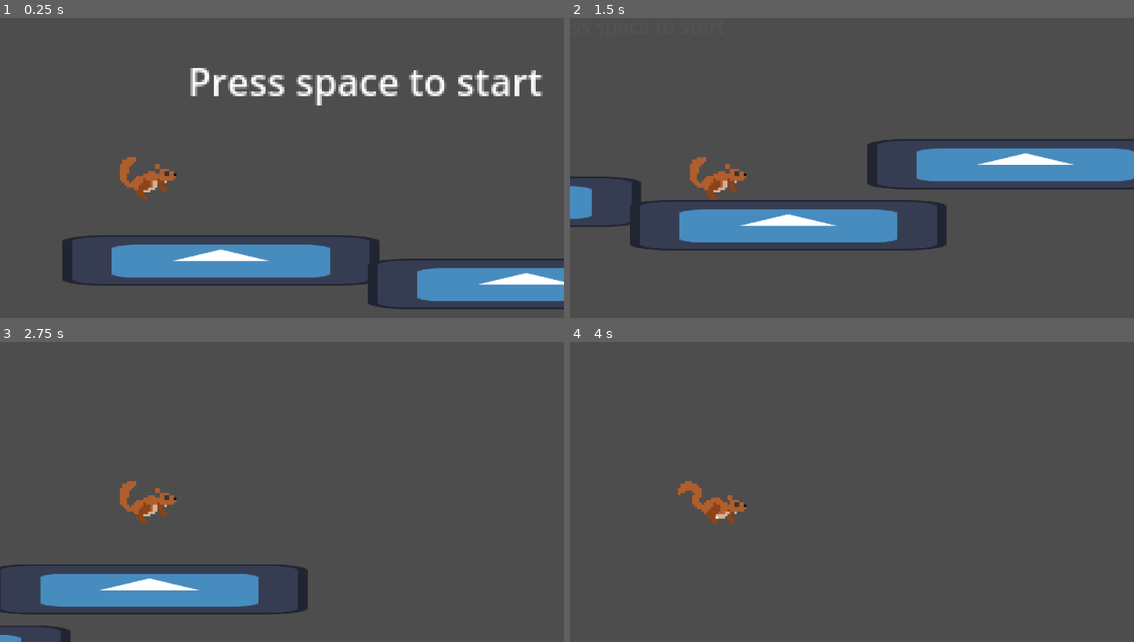
Above: before the commit, frames 1-4 (two rows, left to right).
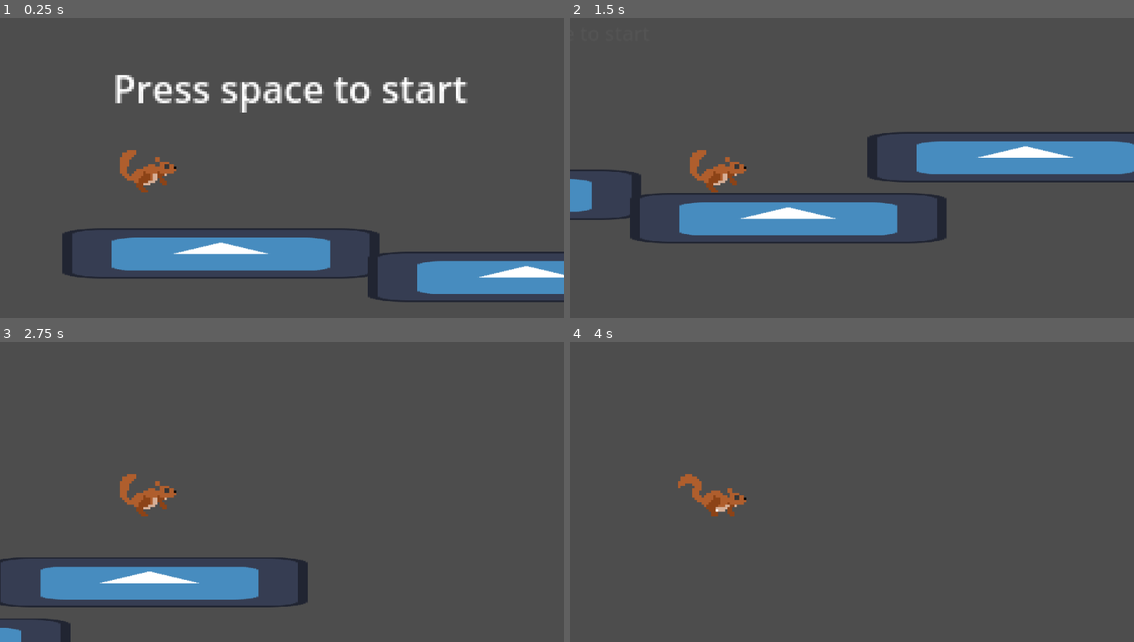
Above: after the commit, the same moments.

Repository: JuJuz1/Glide-the-fire
Game: Godot game, scene res://scenes/World.tscn
The game is run twice, just before and just after one commit, with the same random seed, the same clock (stepped at 60 frames per second) and the same inputs. The engine's default icon, where the game draws it, is replaced by a stand-in: a white triangle on a blue panel in a dark square.
Inputs:
- Up to frame 1 (0.25 s): no input
- Up to frame 2 (1.5 s): tap Space (interact) at 0.5, 1.35 s; hold Space (interact) 0.53-1.28 s
- Up to frame 3 (2.75 s): hold Space (interact) from 2.03 s (still down)
- Up to frame 4 (4 s): release Space (interact) at 2.78 s; tap Space (interact) at 2.85 s; hold Space (interact) from 3.53 s (still down)

The runs differ from the first frame. In frame 1, 12% of the frame differs, in the area x 11-100%, y 16-97%; in frame 2, 8.5%; in frame 3, 4.6%; in frame 4, 0.7%.

Commit message:
Pausing improvement

Diff:
--- a/scenes/World.tscn
+++ b/scenes/World.tscn
@@ -13,21 +13,19 @@
 unique_name_in_owner = true
 layout_mode = 3
 anchors_preset = 0
-offset_left = -53.0
-offset_top = -90.0
-offset_right = 104.0
-offset_bottom = -65.0
+offset_left = -128.0
+offset_top = -167.0
+offset_right = 260.0
+offset_bottom = 73.0
 script = ExtResource("1_7gref")
-
-[node name="CanvasLayer" type="CanvasLayer" parent="UI"]
 
 [node name="Start" type="RichTextLabel" parent="UI"]
 auto_translate_mode = 1
 layout_mode = 0
-offset_left = 56.0
-offset_top = -6.0
-offset_right = 216.0
-offset_bottom = 22.0
+offset_left = 99.0
+offset_top = 77.0
+offset_right = 259.0
+offset_bottom = 105.0
 pivot_offset = Vector2(80, 14)
 text = "Press space to start"
 
--- a/scenes/player.tscn
+++ b/scenes/player.tscn
@@ -70,7 +70,7 @@
 shape = SubResource("RectangleShape2D_g7rnh")
 
 [node name="Camera2D" type="Camera2D" parent="."]
-position = Vector2(55, -10)
+position = Vector2(55, -7)
 zoom = Vector2(4, 4)
 position_smoothing_speed = 3.0
 
--- a/scripts/game_manager.gd
+++ b/scripts/game_manager.gd
@@ -1,6 +1,6 @@
 extends Node
 
-## UI node
+## UI node and player
 var interface = null
 var player = null
 
@@ -15,10 +15,13 @@
 
 # Check for input
 func _input(_event):
-	if Input.is_action_just_pressed("pause"):
+	# PC escape
+	if Input.is_action_just_pressed("pause") and player.process_mode == Node.PROCESS_MODE_INHERIT:
 		get_tree().paused = not get_tree().paused
 		#get_tree().reload_current_scene()
+
 	# Starting the game
+	# PC space
 	if Input.is_action_just_pressed("interact"):
 		if player.process_mode == Node.PROCESS_MODE_DISABLED:
 			player.process_mode = Node.PROCESS_MODE_INHERIT
--- a/scripts/ui.gd
+++ b/scripts/ui.gd
@@ -2,10 +2,13 @@
 
 extends Control
 
+## Pause menu panel
+#var pause_menu : Control = null
 
 # Called when the node enters the scene tree for the first time.
 func _ready():
-	pass # Replace with function body.
+	#pause_menu = get_node("Pause_menu")
+	pass
 
 
 # Remove start label vanishing it slowly
